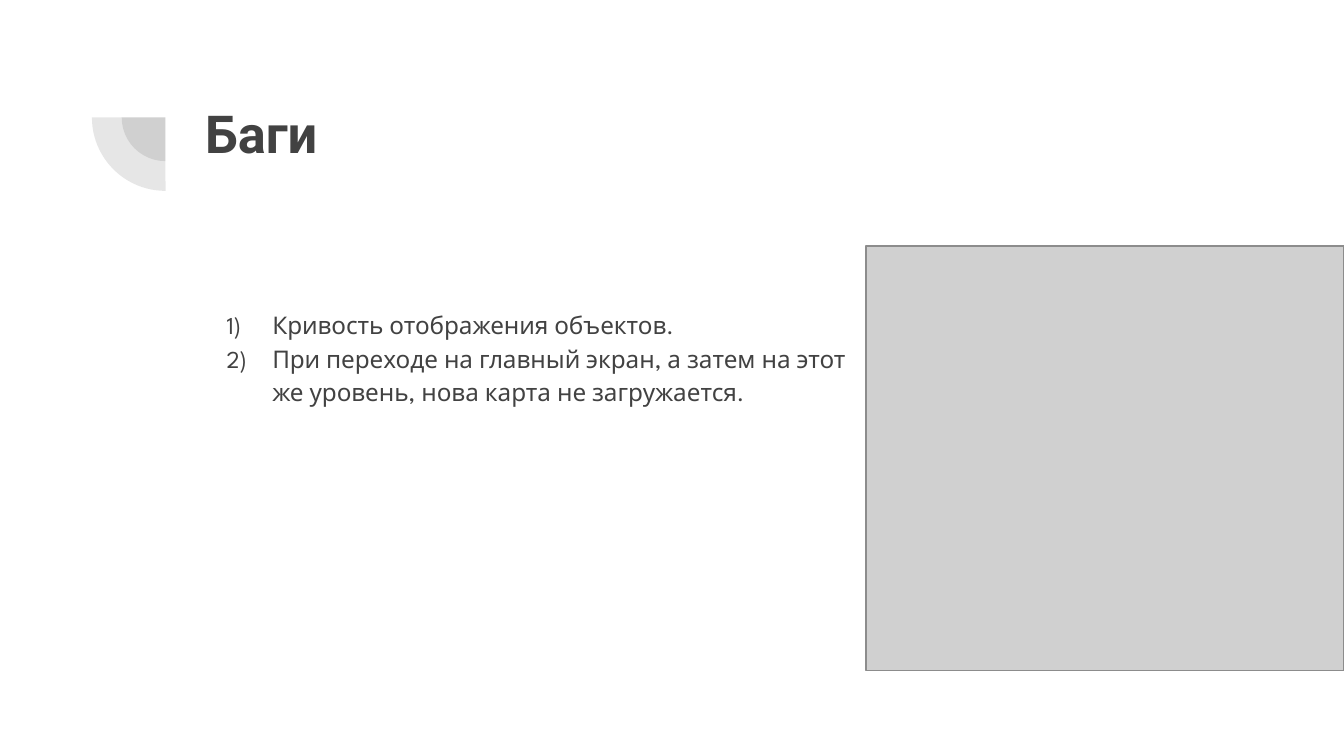
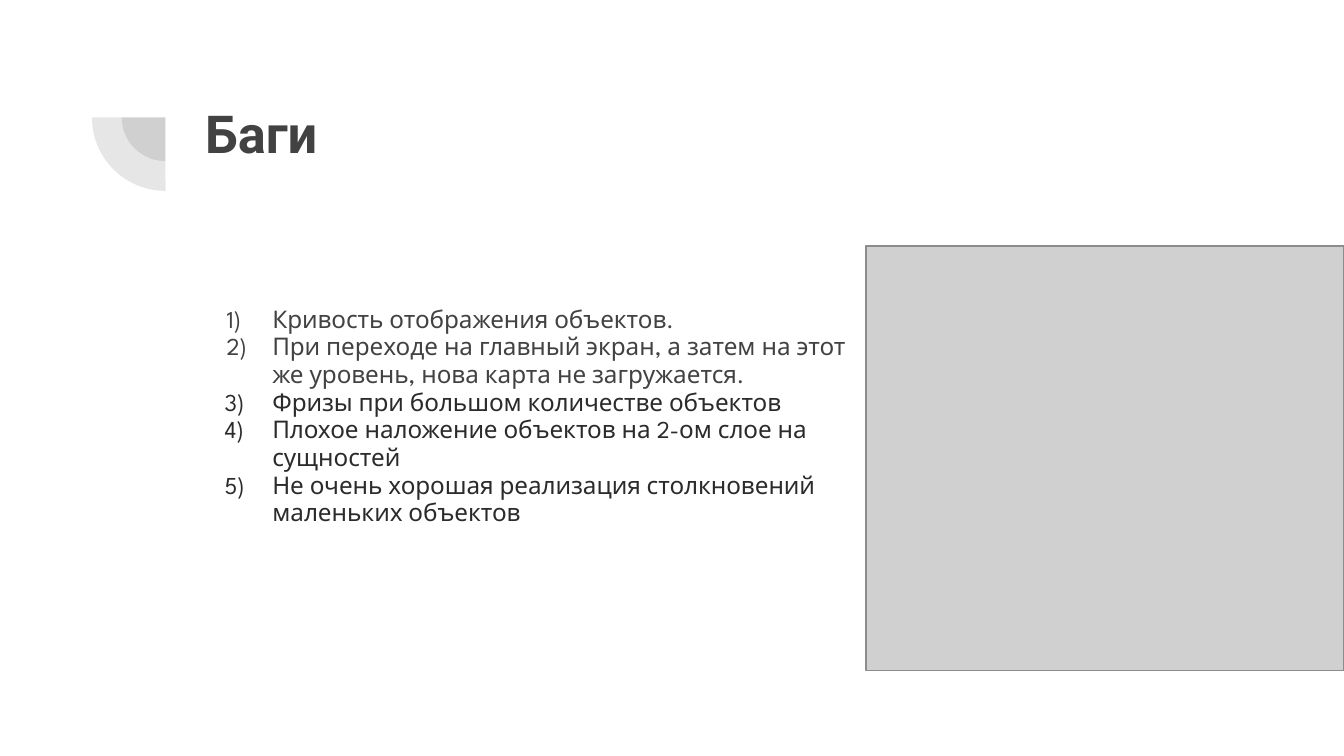
Before and after one commit to Arsbul-hub/FindTheSanta, a slide deck: slide 15 of презентация.pptx. Drawn at 1344x756 pixels with LibreOffice and Linux fonts; fonts in the diff are those of the drawing; grey boxes stand for pictures. Boxes give left, top, right and bottom in pixels: in the first picture for what was removed or moved away, otherwise in the second. Text is boxed around its words. In the diff, an @@ line names an element or a change of style, - is before the commit and + after.

```diff
--- a/презентация.pptx
+++ b/презентация.pptx
@@ text at [272,309,846,389]: line spacing 1.15 to 0.95 @@
@@ text at [272,388,815,522]: paragraphs added @@
+3) Фризы при большом количестве объектов
+4) Плохое наложение объектов на 2-ом слое на сущностей
+5) Не очень хорошая реализация столкновений маленьких объектов
```
Also in this commit, not shown: 1 other file.
